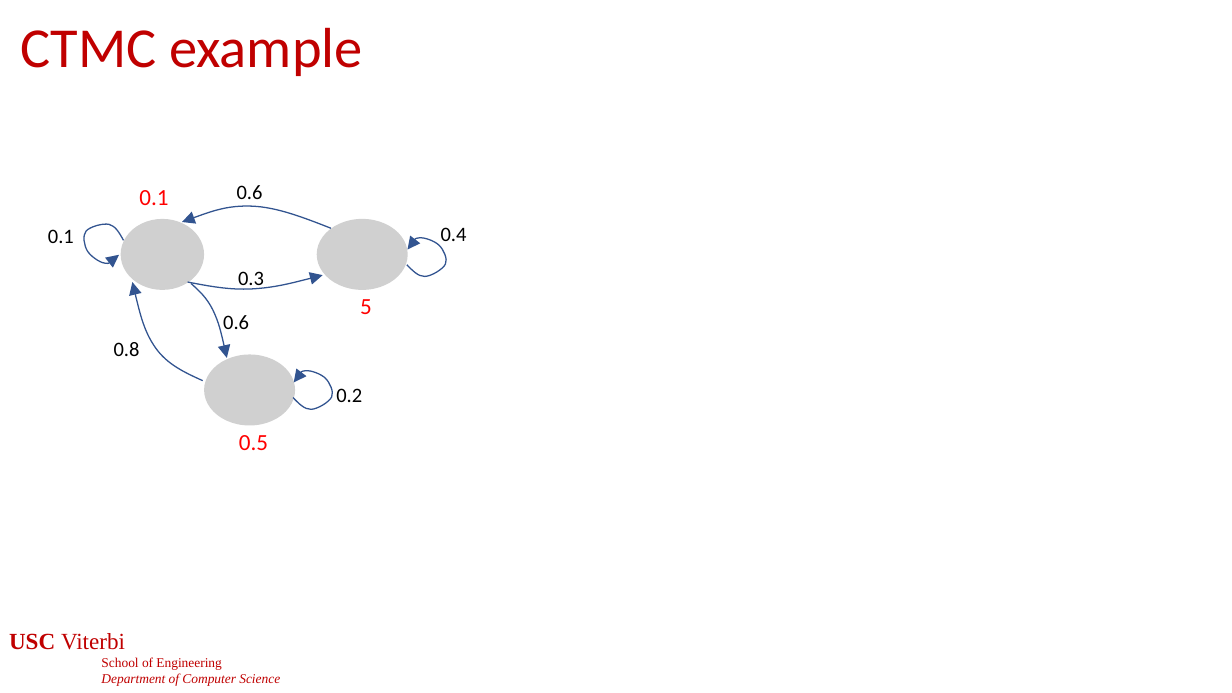
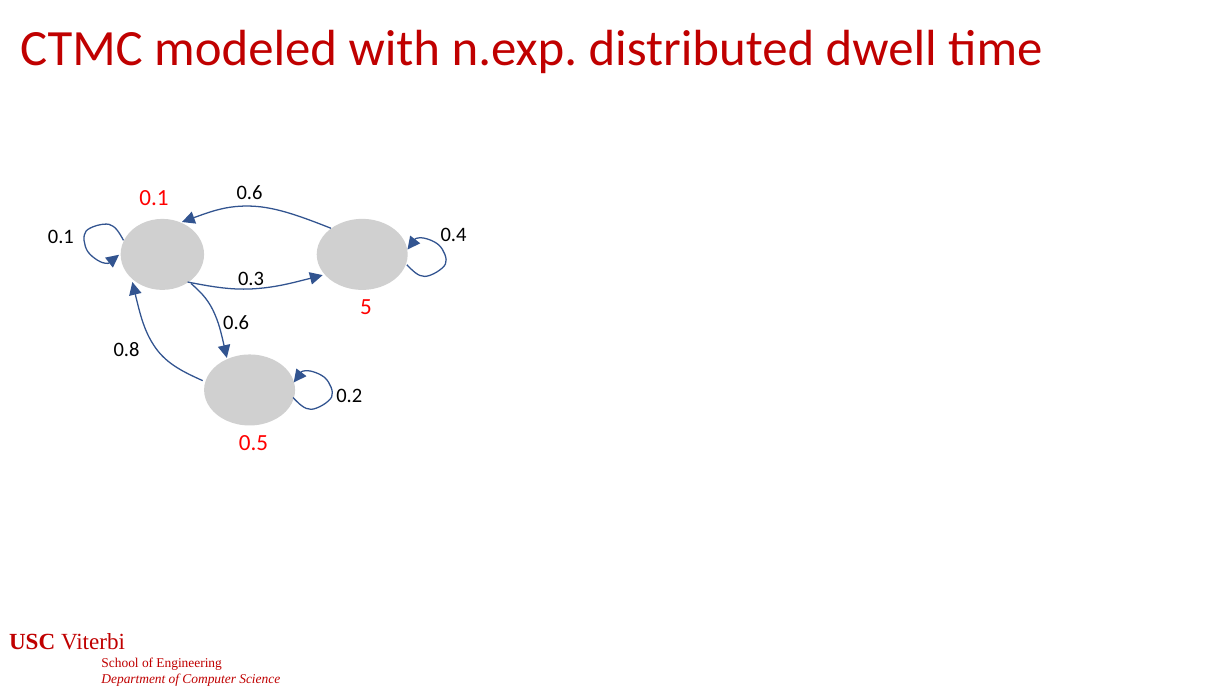
Before and after one commit to jdeshmukh/jdeshmukh.github.io, a slide deck: slide 32 of teaching/cs513slides/lecture9-Probabilistic-Models.pptx. Drawn at 1232x693 pixels with LibreOffice and Linux fonts; fonts in the diff are those of the drawing; grey boxes stand for pictures; background and template pictures are left out. Boxes give left, top, right and bottom in pixels: in the first picture for what was removed or moved away, otherwise in the second. Text is boxed around its words. In the diff, an @@ line names an element or a change of style, - is before the commit and + after.

```diff
--- a/teaching/cs513slides/lecture9-Probabilistic-Models.pptx
+++ b/teaching/cs513slides/lecture9-Probabilistic-Models.pptx
@@ title at bbox=[20, 29, 1042, 74]: text changed; size 44 to 39.6 pt @@
-CTMC example
+CTMC modeled with n.exp. distributed dwell time
```
Also in this commit, not shown: 3 other slides changed, 1 slide added, 2 slides removed.
